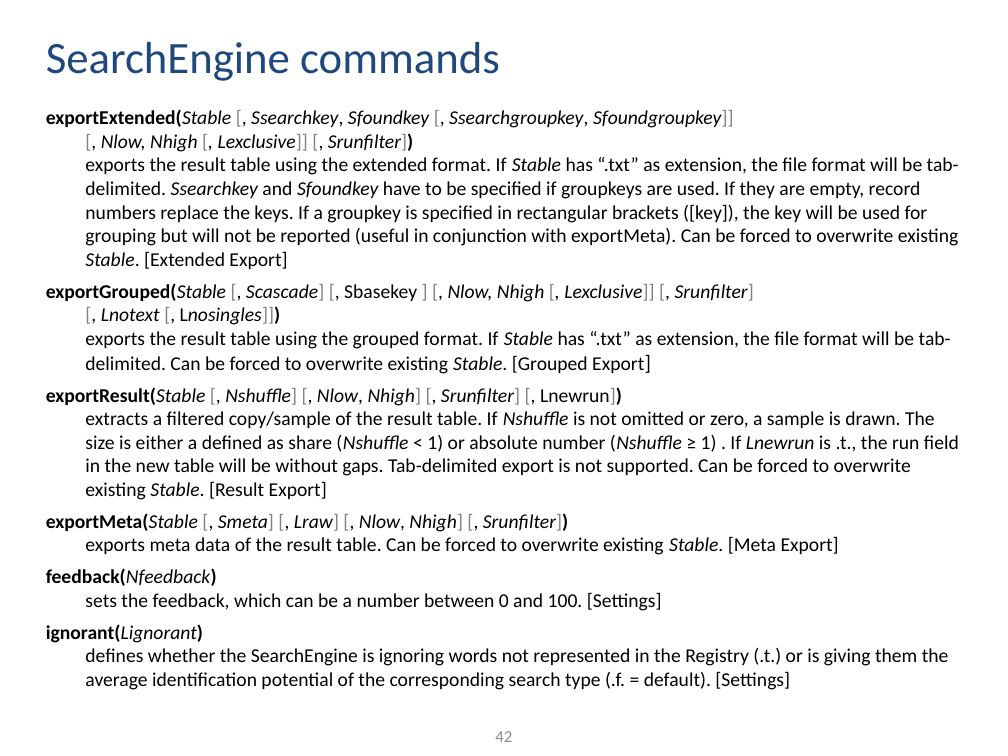
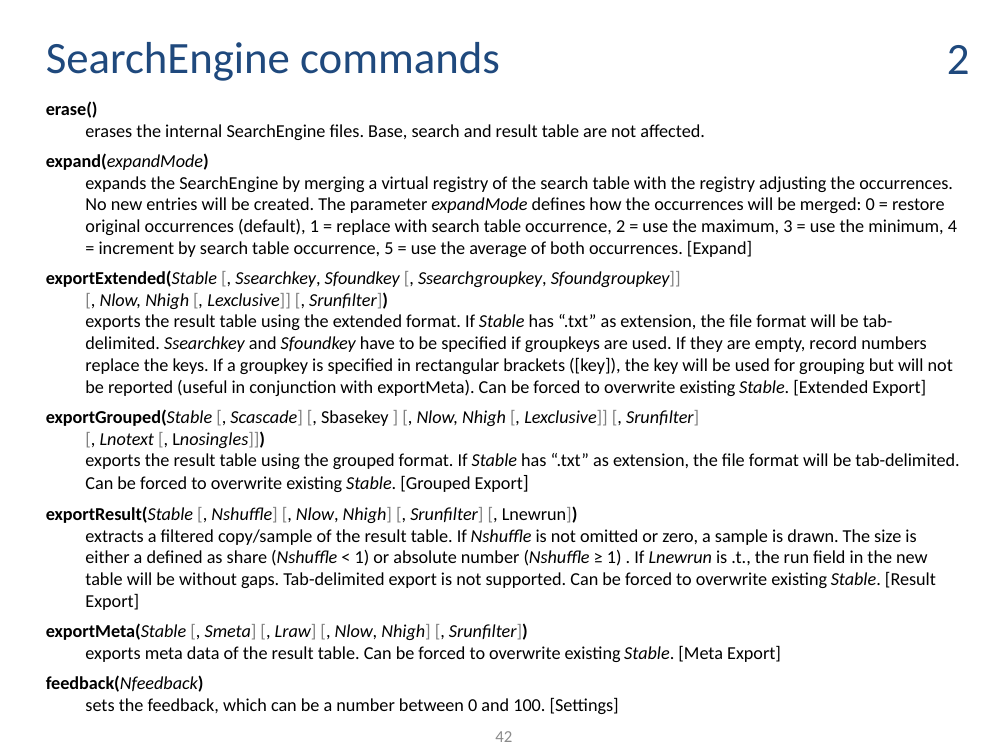
Before and after one commit to ThorstenDoherr/searchengine, a slide deck: slide 42 of doc/Manual.pptx. Drawn at 1008x756 pixels with LibreOffice and Linux fonts; fonts in the diff are those of the drawing. Boxes give left, top, right and bottom in pixels: in the first picture for what was removed or moved away, otherwise in the second. Text is boxed around its words. In the diff, an @@ line names an element or a change of style, - is before the commit and + after.

```diff
--- a/doc/Manual.pptx
+++ b/doc/Manual.pptx
@@ text added at <box>947,45,970,74</box>, 32 pt, text #1F497D @@
+2
@@ text "erase() erases the internal SearchEngine ...": place and size @@
-text "erase() erases the internal SearchEngine ..." at <box>46,109,959,690</box>
+text "erase() erases the internal SearchEngine ..." at <box>46,101,959,714</box>
@@ text at <box>46,101,957,257</box>: paragraphs added @@
+erase()
+erases the internal SearchEngine files. Base, search and result table are not affected.
+expand(expandMode)
+expands the SearchEngine by merging a virtual registry of the search table with the registry adjusting the occurrences. No new entries will be created. The parameter expandMode defines how the occurrences will be merged: 0 = restore original occurrences (default), 1 = replace with search table occurrence, 2 = use the maximum, 3 = use the minimum, 4 = increment by search table occurrence, 5 = use the average of both occurrences. [Expand]
@@ text at <box>46,270,959,714</box>: size 14 to 12.9 pt in "exportExtended(Stable [, Ssearchkey, Sfoundkey [, Ssearchgro ...", "exportGrouped(Stable [, Scascade] [, Sbasekey ] [, ...", "exportResult(Stable [, Nshuffle] [, Nlow, Nhigh] [, ...", "exportMeta(Stable [, Smeta] [, Lraw] [, Nlow, ..." and 1 more places; size 15 to 13.9 pt in "Export]" @@
@@ text at <box>46,624,949,690</box>: paragraph removed @@
-ignorant(Lignorant)
-defines whether the SearchEngine is ignoring words not represented in the Registry (.t.) or is giving them the average identification potential of the corresponding search type (.f. = default). [Settings]
```
Also in this commit, not shown: 41 other slides changed, 3 slides added, 2 slides removed, 1 other file.
